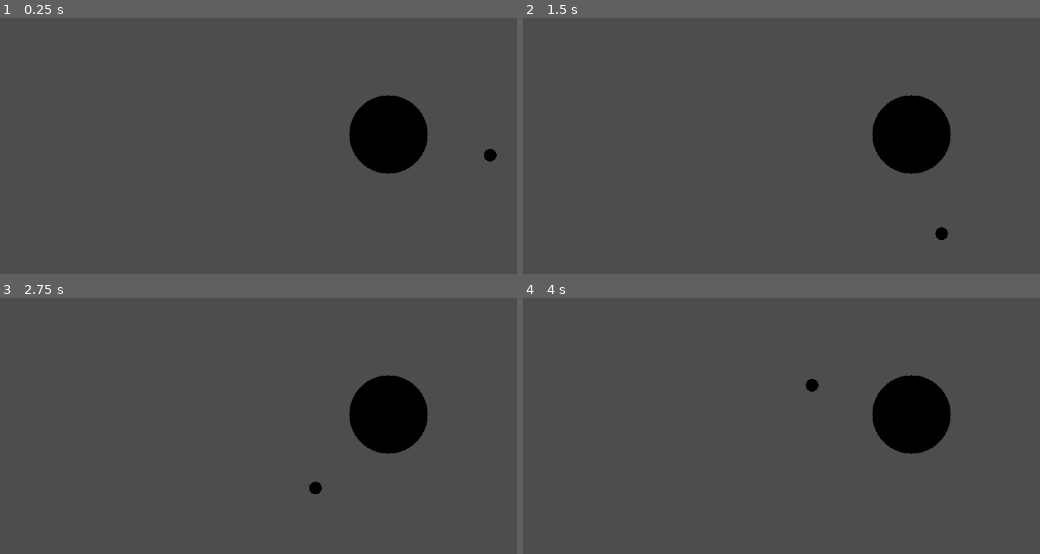
Above: before the commit, frames 1-4 (two rows, left to right).
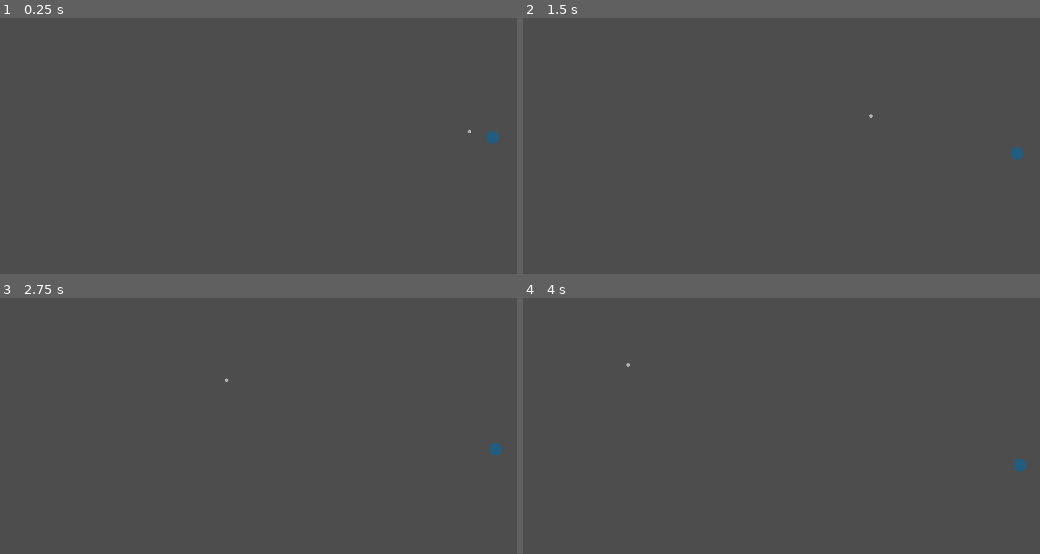
Above: after the commit, the same moments.

Repository: DarkLegend001/Space-Simulator
Game: Godot game, scene res://main/main.tscn
Two runs of this game, one before a commit and one after it. Both use one fixed random seed, a clock stepped at 60 frames per second and the inputs below.
Inputs:
- Up to frame 1 (0.25 s): no input
- Up to frame 2 (1.5 s): tap Enter at 0.5 s; tap Space at 1.25 s
- Up to frame 3 (2.75 s): no input
- Up to frame 4 (4 s): no input

The runs differ from the first frame. In frame 1, 3.8% of the frame differs, in the area x 67-97%, y 30-61%; in frame 2, 3.8%; in frame 3, 3.8%; in frame 4, 3.8%.

Commit message:
add importing planets from presets.txt, something is wrong with moon

Diff:
--- a/controller/simulation_controller.gd
+++ b/controller/simulation_controller.gd
@@ -8,17 +8,34 @@
 # Called when the node enters the scene tree for the first time.
 func _ready() -> void:
 	simulation = Simulation.new()
-	spawn_celestial_body(Vector3(0, 0, 0), Vector3(0, 0, 0), 1.98842e30, 39570000)
-	spawn_celestial_body(Vector3(1.49598e11, 0, 0), Vector3(0, 0, -29780), 5.97219e24, 6371008.4)
+	load_presets()
 
 # Called every frame. 'delta' is the elapsed time since the previous frame.
 func _process(delta: float) -> void:
 	for i in range(0, speed):
 		simulation.update()
 
-func spawn_celestial_body(pos: Vector3, vel: Vector3, mass: float, radius: float):
+func spawn_celestial_body(title: String, pos: Vector3, vel: Vector3, mass: float, radius: float, colour: Color):
 	var body = CelestialBody.new(pos, vel, Vector3.ZERO, mass, radius)
 	simulation.celestial_bodies.append(body)
 	var render = renderer.instantiate()
 	$"../CelestialBodies".add_child(render)
 	render.body = body
+	render.colour = colour
+	render.title = title
+
+func load_presets():
+	var file = FileAccess.open("res://data/presets.txt", FileAccess.READ)
+	var contents = file.get_as_text().trim_suffix("\n").split("\n")
+	for line in contents:
+		if line[0] == "#":
+			continue
+		var elements = line.split(",")
+		var title = elements[0]
+		var pos = Vector3(float(elements[1]), float(elements[2]), float(elements[3]))
+		var vel = Vector3(float(elements[4]), float(elements[5]), float(elements[6]))
+		var mass = float(elements[7])
+		var radius = float(elements[8])
+		var colour = Color.from_rgba8(int(elements[9]), int(elements[10]), int(elements[11]), int(elements[12]))
+
+		spawn_celestial_body(title, pos, vel, mass, radius, colour)
--- a/main/main.tscn
+++ b/main/main.tscn
@@ -17,5 +17,5 @@
 
 [node name="SimulationController" type="Node" parent="." unique_id=1646768611]
 script = ExtResource("2_pjrb6")
-speed = 200
+speed = 100
 metadata/_custom_type_script = "uid://d3hdk5777lmjw"
--- a/rendering/celestial_body_renderer.gd
+++ b/rendering/celestial_body_renderer.gd
@@ -2,6 +2,7 @@
 
 var body: CelestialBody
 var colour: Color
+var title: String
 
 # Called every frame. 'delta' is the elapsed time since the previous frame.
 func _process(delta):
--- a/simulation/simulation.gd
+++ b/simulation/simulation.gd
@@ -10,7 +10,7 @@
 
 
 func _init():
-	timestep = 360
+	timestep = 100
 	total_time = 0
 	celestial_bodies = Array()
 	calculator = PhysicsCalculator.new()
Not shown, added: data/presets.txt
